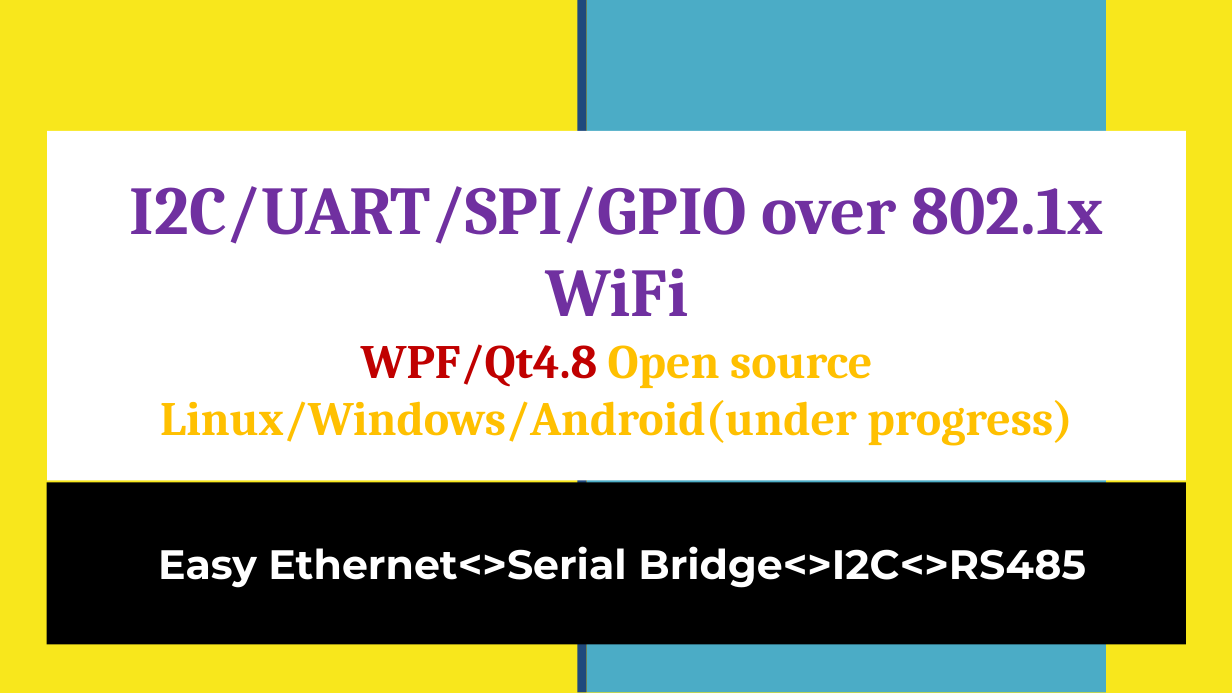
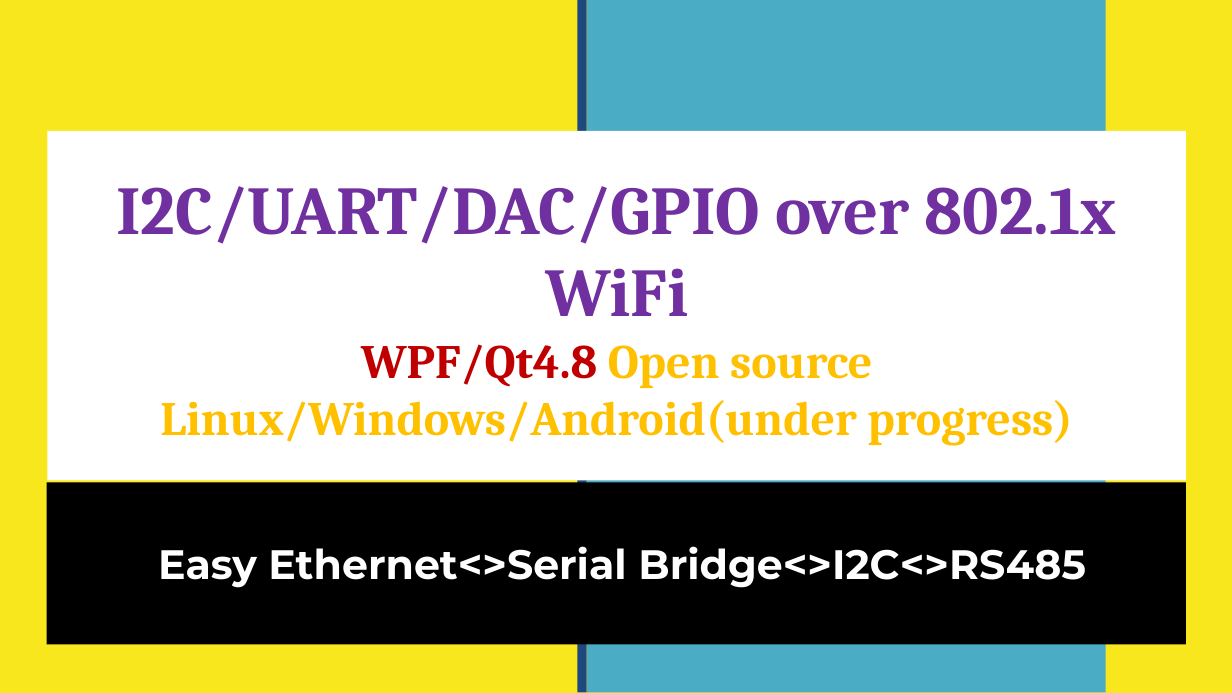
Before and after one commit to natashaiwscope/iot_hw, a slide deck: slide 1 of ppt/wireless.pptx. Drawn at 1232x693 pixels with LibreOffice and Linux fonts; fonts in the diff are those of the drawing. Boxes give left, top, right and bottom in pixels: in the first picture for what was removed or moved away, otherwise in the second. Text is boxed around its words. In the diff, an @@ line names an element or a change of style, - is before the commit and + after.

```diff
--- a/ppt/wireless.pptx
+++ b/ppt/wireless.pptx
@@ text in rectangle at <box>117,186,1117,316</box>: text changed @@
-I2C/UART/SPI/GPIO over 802.1x WiFi
+I2C/UART/DAC/GPIO over 802.1x WiFi
```
Also in this commit, not shown: 8 other slides changed.
